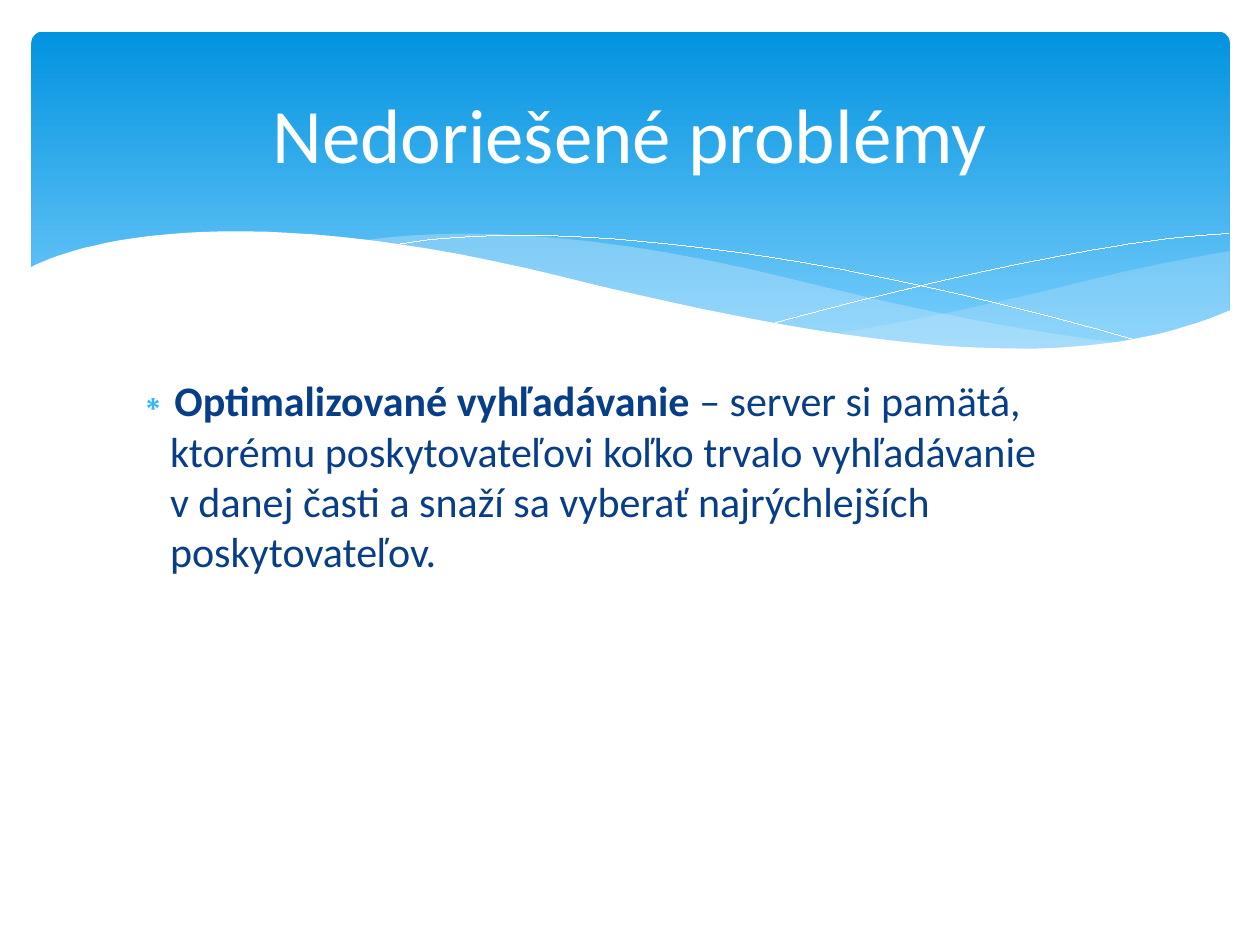
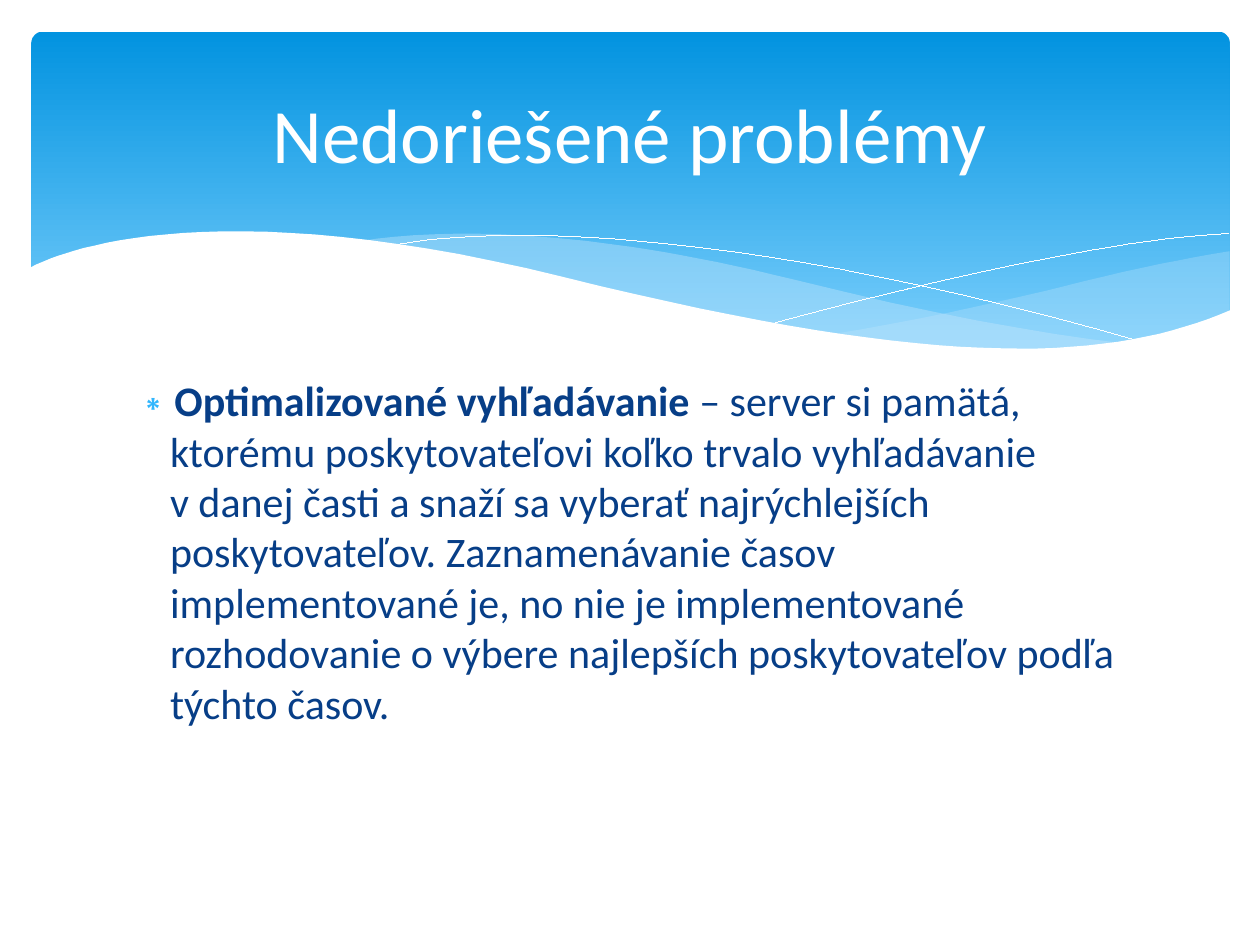
Before and after one commit to TomasHurban/DPrS_distribuovane_vyhladavanie, a slide deck: slide 10 of doc/presentation.ppt. Drawn at 1260x945 pixels with LibreOffice and Linux fonts; fonts in the diff are those of the drawing. Boxes give left, top, right and bottom in pixels: in the first picture for what was removed or moved away, otherwise in the second. Text is boxed around its words. In the diff, an @@ line names an element or a change of style, - is before the commit and + after.

```diff
--- a/doc/presentation.ppt
+++ b/doc/presentation.ppt
@@ text at [170, 386, 1114, 726]: text changed @@
-∗ Optimalizované vyhľadávanie – server si pamätá, ktorému poskytovateľovi koľko trvalo vyhľadávanie v danej časti a snaží sa vyberať najrýchlejších poskytovateľov.
+∗ Optimalizované vyhľadávanie – server si pamätá, ktorému poskytovateľovi koľko trvalo vyhľadávanie v danej časti a snaží sa vyberať najrýchlejších poskytovateľov. Zaznamenávanie časov implementované je, no nie je implementované rozhodovanie o výbere najlepších poskytovateľov podľa týchto časov.
```
Also in this commit, not shown: 1 other slide changed, 2 other files.
